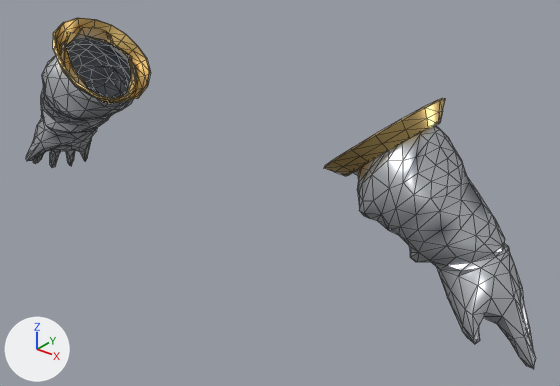
An edit to the glTF model assets_src/armor/kargan_1/heavy_b_hands.glb, drawn before and after from the same camera.
Both versions are drawn from a 50 mm camera at (1.081, -1.106, 1.791) aimed at (0.115, 0.102, 1.042). The axes (+X, +Y, +Z) are drawn at lower left. The lights are the same throughout. The picture after the commit comes second. Mesh edges are drawn as thin lines. Vertices at exactly the same position are counted once.

Objects in the first picture: 'heavy_b_hands'.
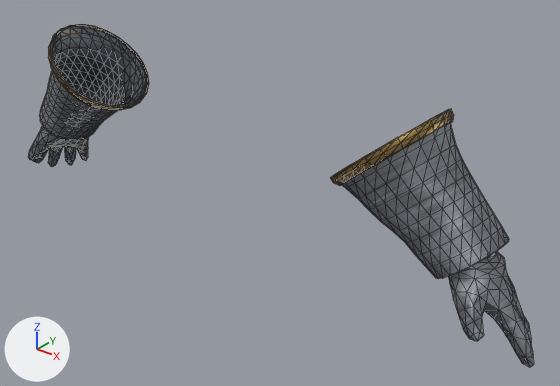
Patch to the scene script:
```diff
--- a/assets_src/armor/kargan_1/heavy_b_hands.glb.py
+++ b/assets_src/armor/kargan_1/heavy_b_hands.glb.py
@@ img_steel_orm_png @@
+img_steel_orm_png = load_image('steel_orm.png', '../textures/steel_orm.png', 256, 256, 'Non-Color')
@@ img_steel_n_png @@
+img_steel_n_png = load_image('steel_n.png', '../textures/steel_n.png', 256, 256, 'Non-Color')
@@ img_steel_c_png @@
+img_steel_c_png = load_image('steel_c.png', '../textures/steel_c.png', 256, 256, 'sRGB')
@@ img_trim_orm_png @@
+img_trim_orm_png = load_image('trim_orm.png', '../textures/trim_orm.png', 128, 64, 'Non-Color')
@@ img_trim_n_png @@
+img_trim_n_png = load_image('trim_n.png', '../textures/trim_n.png', 128, 64, 'Non-Color')
@@ img_trim_c_png @@
+img_trim_c_png = load_image('trim_c.png', '../textures/trim_c.png', 128, 64, 'sRGB')
@@ mat_steel @@
+mat_steel = bpy.data.materials.new('steel')
+# uses the picture img_steel_c_png
+# uses the picture img_steel_n_png
+# uses the picture img_steel_orm_png
@@ mat_trim @@
+mat_trim = bpy.data.materials.new('trim')
+# uses the picture img_trim_c_png
+# uses the picture img_trim_n_png
+# uses the picture img_trim_orm_png
@@ me_heavy_b_hands @@
 # used by ob_heavy_b_hands; location = (0.0, 0.0, 0.0)
-me_heavy_b_hands.from_pydata(...)  # 846 vertices, 1556 faces; spans x -0.732..0.741, y -0.062..0.183, z 0.882..1.347
-me_heavy_b_hands.materials.append(mat_metal)
+me_heavy_b_hands.from_pydata(...)  # 1362 vertices, 2474 faces; spans x -0.733..0.739, y -0.067..0.183, z 0.884..1.331
+# me_heavy_b_hands part 1: the loose piece of 348 vertices spanning x -0.732..-0.329, y -0.061..0.18, z 0.882..1.327 is rebuilt with 288 vertices and now spans x -0.645..-0.313, y -0.064..0.175, z 1.018..1.328, in mat_steel
+# me_heavy_b_hands part 2: the loose piece of 338 vertices spanning x 0.324..0.741, y -0.058..0.181, z 0.887..1.323 is rebuilt with 288 vertices and now spans x 0.314..0.647, y -0.061..0.179, z 1.016..1.329, in mat_steel
+# me_heavy_b_hands part 3: the loose piece of 80 vertices spanning x 0.299..0.495, y -0.062..0.183, z 1.173..1.346 is rebuilt with 120 vertices and now spans x 0.309..0.514, y -0.064..0.183, z 1.154..1.331, in mat_trim
+# me_heavy_b_hands part 4: the loose piece of 80 vertices spanning x -0.495..-0.298, y -0.06..0.178, z 1.173..1.347 is rebuilt with 120 vertices and now spans x -0.513..-0.308, y -0.067..0.179, z 1.153..1.33, in mat_trim
+# me_heavy_b_hands part 5: a new loose piece of 284 vertices spanning x -0.733..-0.528, y -0.028..0.151, z 0.884..1.115, in mat_steel
+# me_heavy_b_hands part 6: a new loose piece of 262 vertices spanning x 0.527..0.739, y -0.026..0.153, z 0.889..1.117, in mat_steel
+me_heavy_b_hands.materials.append(mat_steel)
+me_heavy_b_hands.materials.append(mat_trim)
```

What differs and where, as boxes (x1, y1, x2, y2) in the pictures (560 x 386 px):
'heavy_b_hands', reshaped: before (26, 18, 536, 369); after (28, 24, 534, 368)
part 1 of me_heavy_b_hands, rebuilt (19% shorter): before (26, 26, 137, 168); after (39, 25, 148, 140)
part 2 of me_heavy_b_hands, rebuilt (9% narrower, 31% shorter): before (352, 125, 536, 369); after (341, 111, 509, 279)
part 3 of me_heavy_b_hands, rebuilt: before (324, 98, 445, 176); after (330, 109, 454, 186)
part 4 of me_heavy_b_hands, rebuilt: before (53, 18, 151, 103); after (48, 24, 149, 110)
part 5 of me_heavy_b_hands, added: after (28, 125, 89, 167)
part 6 of me_heavy_b_hands, added: after (448, 251, 534, 368)
